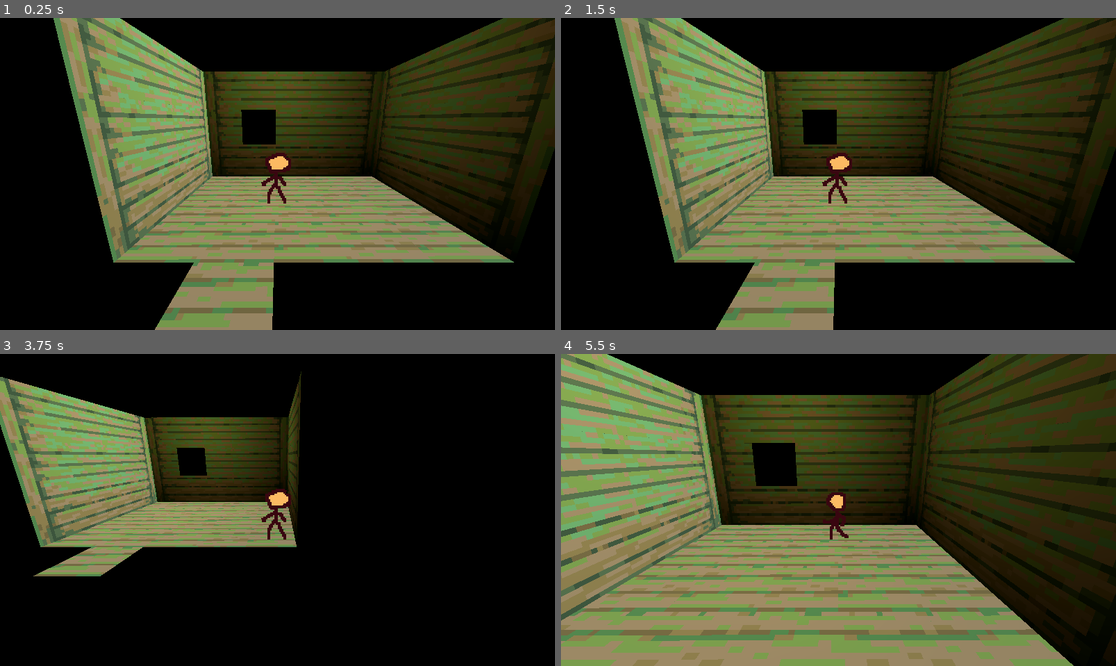
Above: before the commit, frames 1-4 (two rows, left to right).
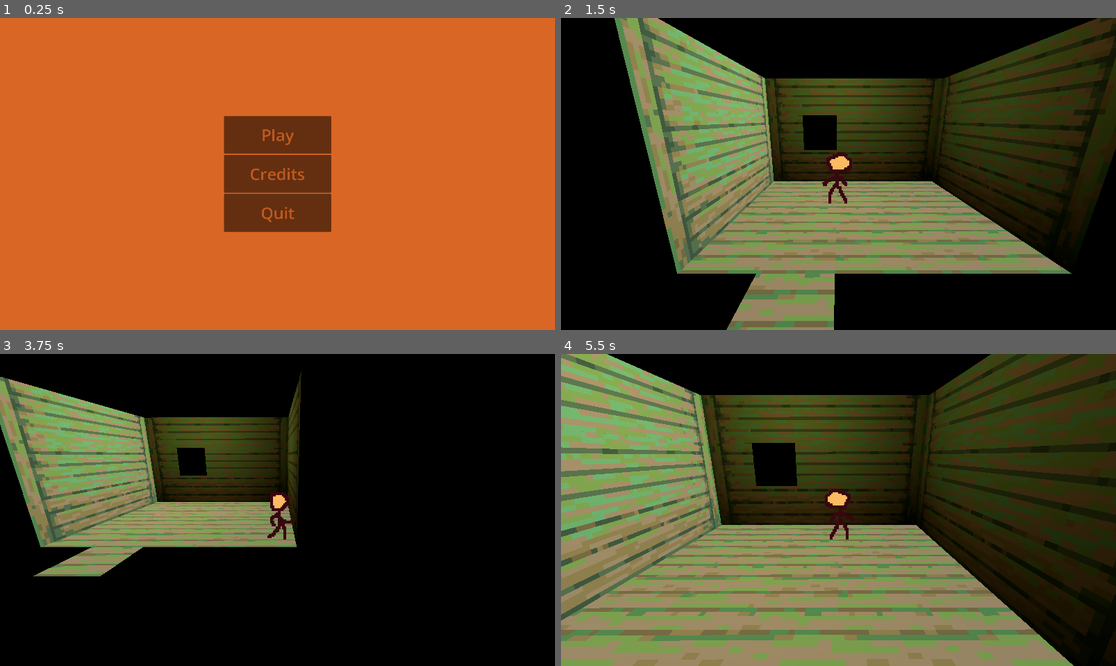
Above: after the commit, the same moments.

Repository: jellyDjiggler/CaramelGrove
Game: Godot game, scene res://scenes/main_menu.tscn
The game is run twice, just before and just after one commit, with the same random seed, the same clock (stepped at 60 frames per second) and the same inputs. Before the commit the project starts from res://scenes/treehouse_interior.tscn.
Inputs (mouse positions are in pixels of both pictures, inside the frame that each line leads up to):
- Up to frame 1 (0.25 s): no input
- Up to frame 2 (1.5 s): click (838, 174) at 0.5 s, where only the run after the commit has a clickable "Credits"; click (838, 136) at 1.25 s, where only the run after the commit has a clickable "Play"
- Up to frame 3 (3.75 s): hold D (right) 2.03-2.78 s; hold S (down) 2.78-3.53 s; tap Enter at 3.5 s; hold D (right) from 3.53 s (still down)
- Up to frame 4 (5.5 s): release D (right) at 4.28 s; hold W (up) 4.28-5.03 s; hold A (left) from 5.03 s (still down)

The runs differ from the first frame. In frame 1, 100% of the frame differs, in the area x 0-100%, y 0-100%; in frame 2, 30%; in frame 3, 0.3%; in frame 4, 0.3%.

Commit message:
Created Main Menu

Diff:
--- /dev/null
+++ b/MainMenu.gd
@@ -0,0 +1,14 @@
+extends Control
+
+
+
+func _on_play_button_pressed():
+	get_tree().change_scene_to_file("res://scenes/treehouse_interior.tscn")
+
+
+func _on_credits_button_pressed():
+	print("Credits")
+
+
+func _on_quit_button_pressed():
+	get_tree().quit()
--- a/project.godot
+++ b/project.godot
@@ -11,7 +11,7 @@
 [application]
 
 config/name="CaramelGrove"
-run/main_scene="res://scenes/treehouse_interior.tscn"
+run/main_scene="res://scenes/main_menu.tscn"
 config/features=PackedStringArray("4.1", "Forward Plus")
 config/icon="res://icon.svg"
 
--- /dev/null
+++ b/scenes/main_menu.tscn
@@ -0,0 +1,61 @@
+[gd_scene load_steps=2 format=3 uid="uid://3xpoqsti7wus"]
+
+[ext_resource type="Script" path="res://MainMenu.gd" id="1_86y11"]
+
+[node name="MainMenu" type="Control"]
+modulate = Color(0.85098, 0.4, 0.141176, 1)
+layout_mode = 3
+anchors_preset = 15
+anchor_right = 1.0
+anchor_bottom = 1.0
+grow_horizontal = 2
+grow_vertical = 2
+script = ExtResource("1_86y11")
+
+[node name="ColorRect" type="ColorRect" parent="."]
+layout_mode = 1
+anchors_preset = 15
+anchor_right = 1.0
+anchor_bottom = 1.0
+grow_horizontal = 2
+grow_vertical = 2
+
+[node name="MarginContainer" type="MarginContainer" parent="."]
+layout_mode = 1
+anchors_preset = 8
+anchor_left = 0.5
+anchor_top = 0.5
+anchor_right = 0.5
+anchor_bottom = 0.5
+offset_left = -185.0
+offset_top = -200.0
+offset_right = 186.0
+offset_bottom = 200.0
+grow_horizontal = 2
+grow_vertical = 2
+
+[node name="VBoxContainer" type="VBoxContainer" parent="MarginContainer"]
+layout_mode = 2
+
+[node name="PlayButton" type="Button" parent="MarginContainer/VBoxContainer"]
+layout_mode = 2
+size_flags_vertical = 3
+theme_override_font_sizes/font_size = 56
+text = "Play"
+
+[node name="CreditsButton" type="Button" parent="MarginContainer/VBoxContainer"]
+layout_mode = 2
+size_flags_vertical = 3
+theme_override_font_sizes/font_size = 56
+text = "Credits"
+
+[node name="QuitButton" type="Button" parent="MarginContainer/VBoxContainer"]
+layout_mode = 2
+size_flags_vertical = 3
+theme_override_font_sizes/font_size = 56
+text = "Quit
+"
+
+[connection signal="pressed" from="MarginContainer/VBoxContainer/PlayButton" to="." method="_on_play_button_pressed"]
+[connection signal="pressed" from="MarginContainer/VBoxContainer/CreditsButton" to="." method="_on_credits_button_pressed"]
+[connection signal="pressed" from="MarginContainer/VBoxContainer/QuitButton" to="." method="_on_quit_button_pressed"]
--- a/scenes/player.tscn
+++ b/scenes/player.tscn
@@ -101,7 +101,6 @@
 texture_filter = 0
 texture = ExtResource("1_svp8y")
 hframes = 3
-frame = 2
 
 [node name="CollisionShape3D" type="CollisionShape3D" parent="."]
 shape = SubResource("CapsuleShape3D_smvkt")
